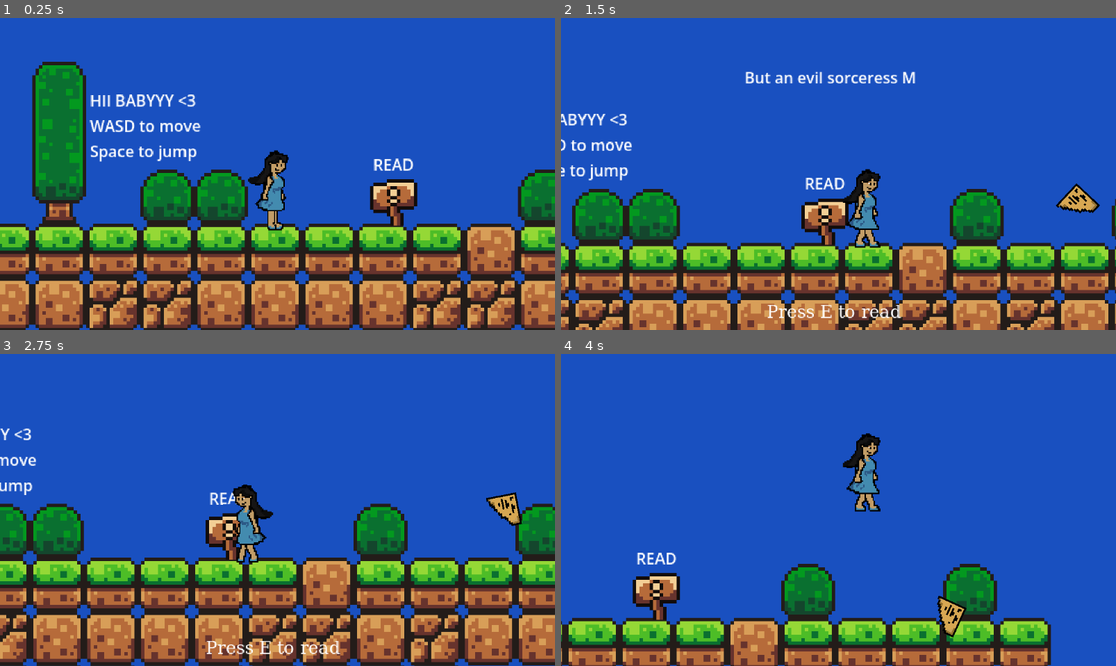
Above: before the commit, frames 1-4 (two rows, left to right).
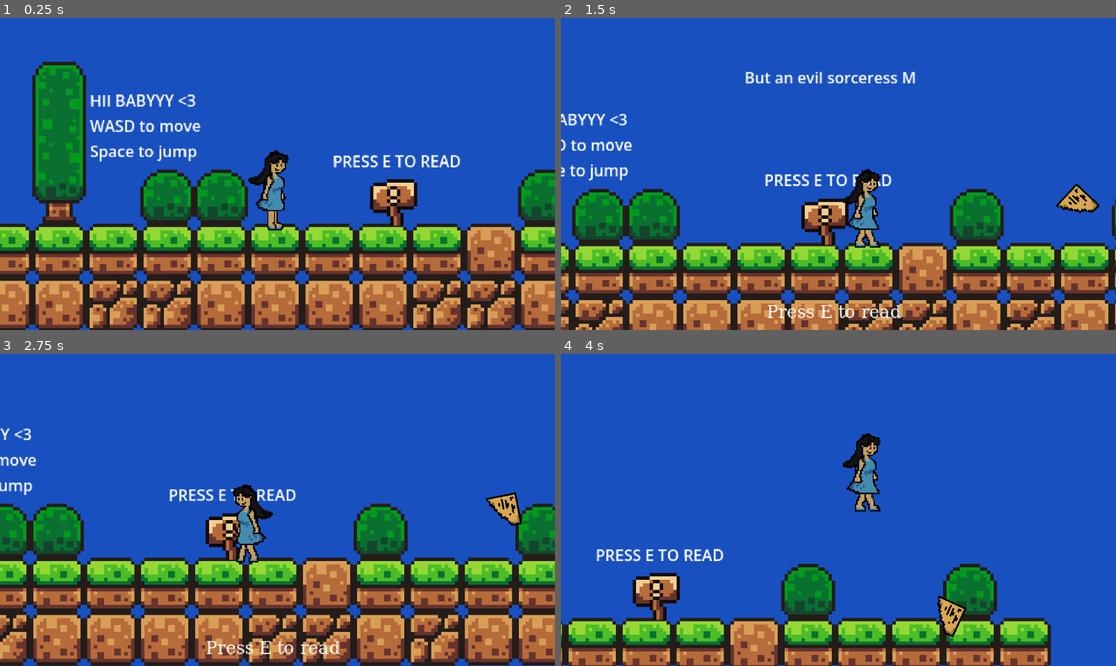
Above: after the commit, the same moments.

Repository: KeEbEe123/game
Game: Godot game, scene res://scenes/game.tscn
Same seed, same stepped clock (60 frames per second), same inputs: the game is played once before the commit and once after it.
Inputs:
- Up to frame 1 (0.25 s): no input
- Up to frame 2 (1.5 s): tap E (interact) at 0.5, 0.6, 1.25, 1.35 s; hold D (ui_right) from 0.53 s (still down); tap Enter (ui_accept) at 0.77 s
- Up to frame 3 (2.75 s): tap Enter (ui_accept) at 1.52 s; tap E (interact) at 2, 2.1 s; release D (ui_right) at 2.03 s; hold A (ui_left) from 2.03 s (still down)
- Up to frame 4 (4 s): tap E (interact) at 2.75, 2.85, 3.5, 3.6 s; release A (ui_left) at 2.78 s; hold D (ui_right) from 2.78 s (still down); tap Enter (ui_accept) at 3.02, 3.77 s

The runs differ from the first frame. In frame 1, 0.6% of the frame differs, in the area x 60-83%, y 43-49%; in frame 2, 0.5%; in frame 3, 0.5%; in frame 4, 0.6%.

Commit message:
added new level hints

Diff:
--- a/scenes/game.tscn
+++ b/scenes/game.tscn
@@ -578,13 +578,13 @@
 metadata/_edit_use_anchors_ = true
 
 [node name="moveHint2" type="Label" parent="TileMap" unique_id=59474298]
-offset_left = -139.0
-offset_top = -21.0
-offset_right = 87.0
-offset_bottom = 28.0
+offset_left = -151.0
+offset_top = -22.0
+offset_right = 75.0
+offset_bottom = 27.0
 rotation = -0.0011892566
 scale = Vector2(0.29, 0.29)
-text = "READ"
+text = "PRESS E TO READ"
 metadata/_edit_use_anchors_ = true
 
 [node name="moveHint3" type="Label" parent="TileMap" unique_id=1962591912]
--- a/scenes/level2.tscn
+++ b/scenes/level2.tscn
@@ -487,6 +487,16 @@
 text = "YOU DID IT"
 metadata/_edit_use_anchors_ = true
 
+[node name="moveHint2" type="Label" parent="TileMap" unique_id=440170362]
+offset_left = 132.00002
+offset_top = 4.0
+offset_right = 358.0
+offset_bottom = 53.0
+rotation = -0.0011892566
+scale = Vector2(0.29, 0.29)
+text = "PRESS E TO SUMMMMON"
+metadata/_edit_use_anchors_ = true
+
 [node name="Player" parent="." unique_id=1370454869 instance=ExtResource("3_alqfr")]
 position = Vector2(-168, -1)
 scale = Vector2(0.5, 0.5)
Not shown, changed: anushka.html
Not shown, changed: anushka.pck
